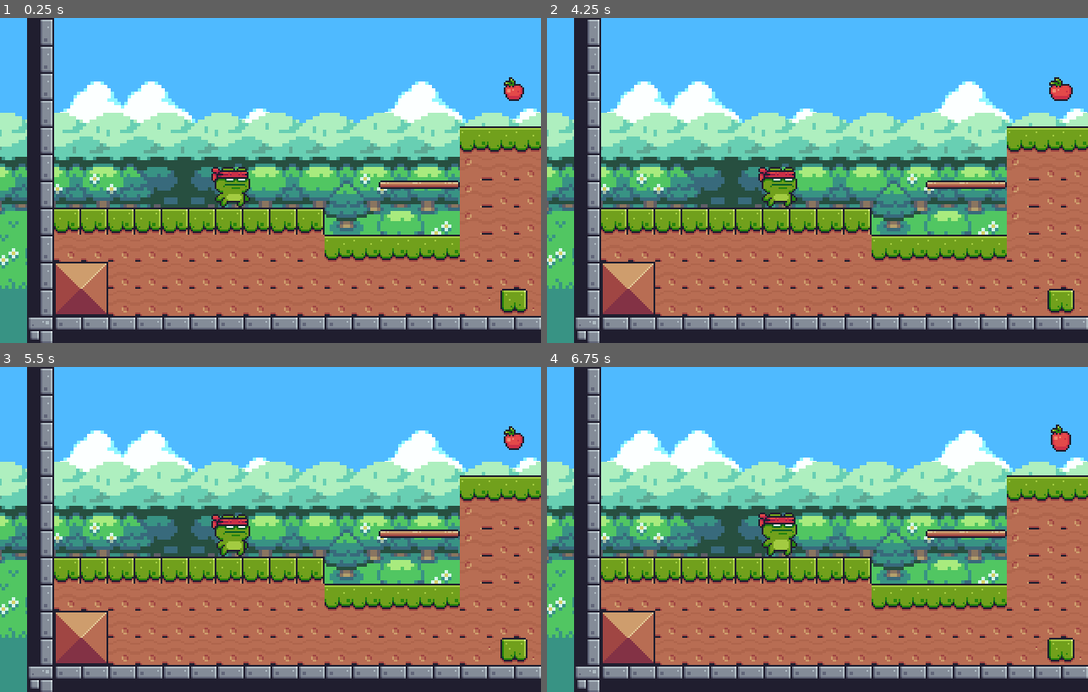
Above: before the commit, frames 1-4 (two rows, left to right).
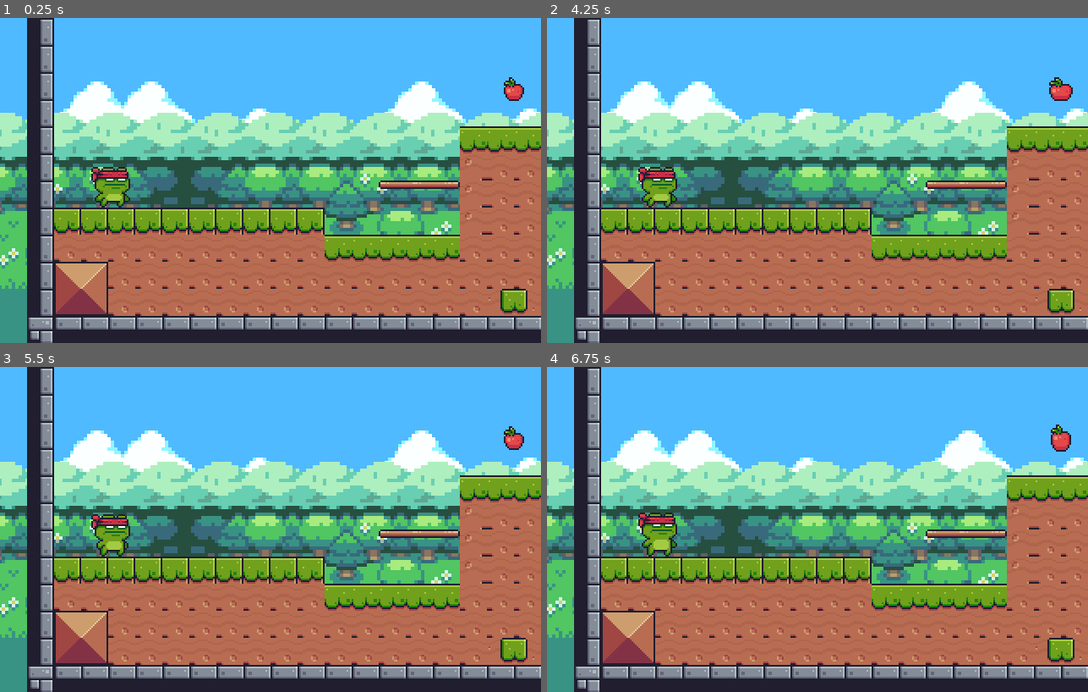
Above: after the commit, the same moments.

Repository: Gui-dev/pixeladventure
Game: Godot game, scene res://levels/Level_01.tscn
Same seed, same stepped clock (60 frames per second), same inputs: the game is played once before the commit and once after it.
Inputs:
- Up to frame 1 (0.25 s): no input
- Up to frame 2 (4.25 s): no input
- Up to frame 3 (5.5 s): tap Enter at 5 s
- Up to frame 4 (6.75 s): no input

The runs differ from the first frame. In frame 1, 1.4% of the frame differs, in the area x 16-47%, y 45-59%; in frame 2, 1.4%; in frame 3, 1.5%; in frame 4, 1.5%, in the area x 16-47%, y 44-59%.

Commit message:
feat: add checkpoint

Diff:
--- /dev/null
+++ b/prefabs/CheckPoint.tscn
@@ -0,0 +1,150 @@
+[gd_scene load_steps=8 format=2]
+
+[ext_resource path="res://assets/hero/Items/Checkpoints/Start/Start (Idle).png" type="Texture" id=1]
+[ext_resource path="res://scripts/CheckPoint.gd" type="Script" id=2]
+[ext_resource path="res://assets/hero/Items/Checkpoints/Start/Start (Moving) (64x64).png" type="Texture" id=3]
+
+[sub_resource type="RectangleShape2D" id=1]
+extents = Vector2( 10, 63 )
+
+[sub_resource type="Animation" id=2]
+length = 0.001
+tracks/0/type = "value"
+tracks/0/path = NodePath("Start(Idle):texture")
+tracks/0/interp = 1
+tracks/0/loop_wrap = true
+tracks/0/imported = false
+tracks/0/enabled = true
+tracks/0/keys = {
+"times": PoolRealArray( 0 ),
+"transitions": PoolRealArray( 1 ),
+"update": 0,
+"values": [ ExtResource( 1 ) ]
+}
+tracks/1/type = "value"
+tracks/1/path = NodePath("Start(Idle):hframes")
+tracks/1/interp = 1
+tracks/1/loop_wrap = true
+tracks/1/imported = false
+tracks/1/enabled = true
+tracks/1/keys = {
+"times": PoolRealArray( 0 ),
+"transitions": PoolRealArray( 1 ),
+"update": 0,
+"values": [ 1 ]
+}
+tracks/2/type = "value"
+tracks/2/path = NodePath("Start(Idle):frame")
+tracks/2/interp = 1
+tracks/2/loop_wrap = true
+tracks/2/imported = false
+tracks/2/enabled = true
+tracks/2/keys = {
+"times": PoolRealArray( 0 ),
+"transitions": PoolRealArray( 1 ),
+"update": 0,
+"values": [ 0 ]
+}
+
+[sub_resource type="Animation" id=4]
+resource_name = "checked"
+length = 1.6
+loop = true
+tracks/0/type = "value"
+tracks/0/path = NodePath("Start(Idle):texture")
+tracks/0/interp = 1
+tracks/0/loop_wrap = true
+tracks/0/imported = false
+tracks/0/enabled = true
+tracks/0/keys = {
+"times": PoolRealArray( 0 ),
+"transitions": PoolRealArray( 1 ),
+"update": 1,
+"values": [ ExtResource( 3 ) ]
+}
+tracks/1/type = "value"
+tracks/1/path = NodePath("Start(Idle):hframes")
+tracks/1/interp = 1
+tracks/1/loop_wrap = true
+tracks/1/imported = false
+tracks/1/enabled = true
+tracks/1/keys = {
+"times": PoolRealArray( 0 ),
+"transitions": PoolRealArray( 1 ),
+"update": 1,
+"values": [ 17 ]
+}
+tracks/2/type = "value"
+tracks/2/path = NodePath("Start(Idle):frame")
+tracks/2/interp = 1
+tracks/2/loop_wrap = true
+tracks/2/imported = false
+tracks/2/enabled = true
+tracks/2/keys = {
+"times": PoolRealArray( 0, 0.1, 0.2, 0.3, 0.4, 0.5, 0.6, 0.7, 0.8, 0.9, 1, 1.1, 1.2, 1.3, 1.4, 1.5 ),
+"transitions": PoolRealArray( 1, 1, 1, 1, 1, 1, 1, 1, 1, 1, 1, 1, 1, 1, 1, 1 ),
+"update": 1,
+"values": [ 0, 1, 2, 3, 4, 5, 6, 7, 8, 9, 10, 11, 12, 13, 14, 15 ]
+}
+
+[sub_resource type="Animation" id=3]
+resource_name = "idle"
+tracks/0/type = "value"
+tracks/0/path = NodePath("Start(Idle):texture")
+tracks/0/interp = 1
+tracks/0/loop_wrap = true
+tracks/0/imported = false
+tracks/0/enabled = true
+tracks/0/keys = {
+"times": PoolRealArray( 0 ),
+"transitions": PoolRealArray( 1 ),
+"update": 1,
+"values": [ ExtResource( 1 ) ]
+}
+tracks/1/type = "value"
+tracks/1/path = NodePath("Start(Idle):hframes")
+tracks/1/interp = 1
+tracks/1/loop_wrap = true
+tracks/1/imported = false
+tracks/1/enabled = true
+tracks/1/keys = {
+"times": PoolRealArray( 0 ),
+"transitions": PoolRealArray( 1 ),
+"update": 1,
+"values": [ 1 ]
+}
+tracks/2/type = "value"
+tracks/2/path = NodePath("Start(Idle):frame")
+tracks/2/interp = 1
+tracks/2/loop_wrap = true
+tracks/2/imported = false
+tracks/2/enabled = true
+tracks/2/keys = {
+"times": PoolRealArray( 0 ),
+"transitions": PoolRealArray( 1 ),
+"update": 1,
+"values": [ 0 ]
+}
+
+[node name="CheckPoint" type="Area2D"]
+collision_layer = 16
+script = ExtResource( 2 )
+
+[node name="collision" type="CollisionShape2D" parent="."]
+position = Vector2( 0, -64 )
+shape = SubResource( 1 )
+__meta__ = {
+"_editor_description_": ""
+}
+
+[node name="Start(Idle)" type="Sprite" parent="."]
+position = Vector2( 0, -16 )
+scale = Vector2( 0.5, 0.5 )
+texture = ExtResource( 1 )
+
+[node name="animation" type="AnimationPlayer" parent="."]
+anims/RESET = SubResource( 2 )
+anims/checked = SubResource( 4 )
+anims/idle = SubResource( 3 )
+
+[connection signal="body_entered" from="." to="." method="_on_CheckPoint_body_entered"]
--- a/prefabs/HUD.tscn
+++ b/prefabs/HUD.tscn
@@ -9,7 +9,7 @@
 [ext_resource path="res://scripts/Heart.gd" type="Script" id=7]
 
 [sub_resource type="DynamicFont" id=1]
-size = 24
+size = 20
 outline_size = 2
 outline_color = Color( 0.286275, 0.286275, 0.286275, 1 )
 extra_spacing_top = -10
@@ -38,13 +38,16 @@
 stretch_mode = 2
 
 [node name="timer" type="Control" parent="HBoxContainer"]
-anchor_left = -0.0875
-anchor_right = -0.0875
+anchor_left = -0.06875
+anchor_right = -0.06875
 margin_left = 108.0
 margin_right = 212.0
 margin_bottom = 33.0
 size_flags_horizontal = 3
 script = ExtResource( 6 )
+__meta__ = {
+"_edit_group_": true
+}
 minutes = 2
 
 [node name="icon" type="TextureRect" parent="HBoxContainer/timer"]
@@ -79,8 +82,8 @@
 autostart = true
 
 [node name="holder3" type="Control" parent="HBoxContainer"]
-anchor_left = -0.03125
-anchor_right = -0.03125
+anchor_left = -0.025
+anchor_right = -0.025
 margin_left = 216.0
 margin_right = 320.0
 margin_bottom = 33.0
@@ -95,8 +98,8 @@
 expand = true
 
 [node name="score" type="Label" parent="HBoxContainer/holder3"]
-margin_left = 55.0
-margin_right = 95.0
+margin_left = 52.0
+margin_right = 87.0
 margin_bottom = 33.0
 custom_fonts/font = SubResource( 1 )
 text = "00"
--- /dev/null
+++ b/scripts/CheckPoint.gd
@@ -0,0 +1,11 @@
+extends Area2D
+
+
+func _ready() -> void:
+  pass
+
+
+func _on_CheckPoint_body_entered(body: Node) -> void:
+  if body.name == 'Player':
+    body.hit_checkpoint()
+    $animation.play('checked')
--- a/scripts/Player.gd
+++ b/scripts/Player.gd
@@ -6,15 +6,22 @@
 var gravity = 1200
 var jump_force = -720
 var is_grounded
-var health = 3
+var player_health = 3
+var max_health = 3
 var hurted = false
 var knockback_direction = 1
 var knockback_intensity = 500
 var up = Vector2.UP
 onready var raycasts = $raycasts
 
+signal change_life(player_health)
+
+
 func _ready() -> void:
-  pass
+  connect('change_life', get_parent().get_node('HUD/HBoxContainer/heart'), 'on_change_life')
+  emit_signal('change_life', max_health)
+  position.x = Global.checkpoint_position + 50
+
 
 func _physics_process(delta: float) -> void:
   velocity.y += gravity * delta
@@ -76,15 +83,20 @@
   velocity.x = -knockback_direction * knockback_intensity
   velocity = move_and_slide(velocity)
 
+
+func hit_checkpoint():
+  Global.checkpoint_position = position.x
+
 func _on_hurtbox_body_entered(_body: Node) -> void:
   hurted = true
-  health -= 1
+  player_health -= 1
+  emit_signal('change_life', player_health)
   knockback()
   get_node('hurtbox/collision').set_deferred('disabled', true)
   yield(get_tree().create_timer(.5), 'timeout')
   get_node('hurtbox/collision').set_deferred('disabled', false)
   hurted = false
 
-  if health < 1:
+  if player_health < 1:
     queue_free()
     get_tree().reload_current_scene()
